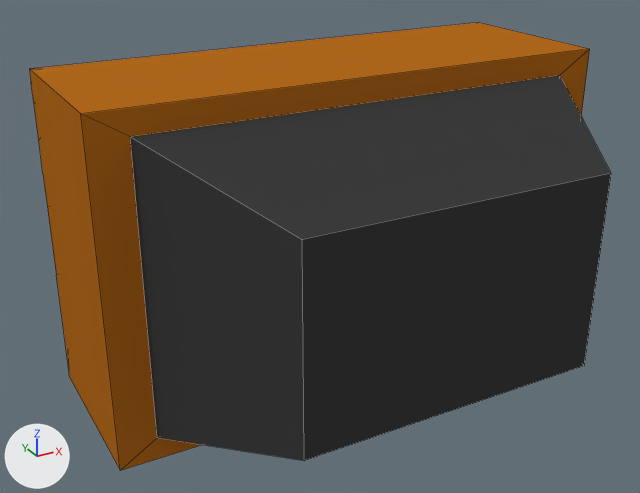
One commit to the Blender file Content/New 3D Models/tv.blend: the scene before it, then after it.
Before and after are seen from a camera (50 mm lens) standing at (-1.6, -2.88, 2.05) and looking at (-0.13, -0.21, 0.71). Arrows for +X, +Y and +Z are at lower left; the lights stay in place. Mesh edges are drawn as thin lines.
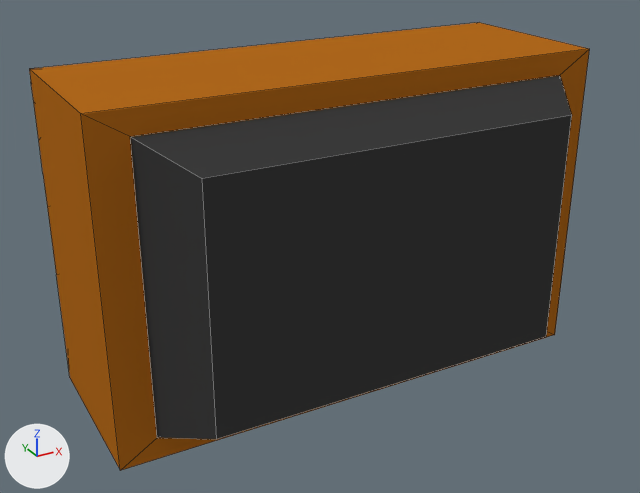
What differs and where, as boxes [x1, y1, x2, y2] in the pictures (640 x 493 px; the box of a moved part takes in the faces that stretch with it):
'Cube', reshaped: before [29, 22, 611, 470]; after [29, 22, 590, 470]
part 1 of me_cube, moved or reshaped: before [135, 76, 611, 461]; after [135, 76, 572, 439]

Patch to the scene script:
```diff
--- a/Content/New 3D Models/tv.blend.py
+++ b/Content/New 3D Models/tv.blend.py
@@ me_cube @@
 me_cube.from_pydata(...)  # 273 vertices, 219 faces; spans x -1.0..1.0, y -2.09..0.88, z -1.0..1.0
 # used by ob_cube; location = (0.0, 0.0, 0.731); scale = (0.993, 0.437, 0.634)
-me_cube.vertices[12].co = (0.58, -2.09, -0.58)  # pixel (584, 365)
-me_cube.vertices[13].co = (-0.58, -2.09, -0.58)  # pixel (304, 460)
-me_cube.vertices[14].co = (0.58, -2.09, 0.58)  # pixel (611, 173)
-me_cube.vertices[15].co = (-0.58, -2.09, 0.58)  # pixel (302, 239)
+# me_cube part 1
+me_cube.vertices[12].co = (0.72, -1.29, -0.72)  # pixel (546, 336)
+me_cube.vertices[13].co = (-0.72, -1.29, -0.72)  # pixel (216, 439)
+me_cube.vertices[14].co = (0.72, -1.29, 0.72)  # pixel (571, 115)
+me_cube.vertices[15].co = (-0.72, -1.29, 0.72)  # pixel (202, 178)
 me_cube.materials.append(mat_material)
```
